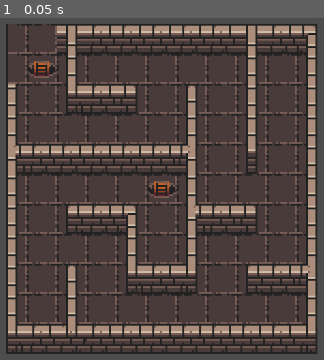
Above: before the commit, frame 1.
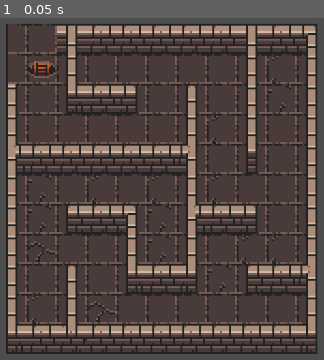
Above: after the commit, the same moment.

Repository: Dungeons-and-Developers-COMPY/Dungeons-and-Developers
Game: Godot game, scene res://Scenes/maze.tscn
Same seed, same stepped clock (60 frames per second), same inputs: the game is played once before the commit and once after it.
Inputs:
- Up to frame 1 (0.05 s): no input

The runs differ from the first frame. In frame 1, 1.0% of the frame differs, in the area x 8-92%, y 11-90%.

Commit message:
added random floor tiles

Diff:
--- a/Scenes/floor.gd
+++ b/Scenes/floor.gd
@@ -1,11 +1,14 @@
 # script to generate floor of the maze
 extends TileMapLayer
 
+var rng = RandomNumberGenerator.new()
+
+const SOURCE_ID = 3
 const default_floor_atlas_coords = Vector2i(0, 0)
 const left_border_atlas_coords = Vector2i(4, 5)
 const right_border_atlas_coords = Vector2i(5, 5)
-const enter_atlas_coords = Vector2i(2,2)
-const SOURCE_ID = 3
+const enter_atlas_coords = Vector2i(2, 2)
+const alt_floor_atlas_coords = [Vector2i(1, 0), Vector2i(2, 0), Vector2i(1, 1)]
 
 func gen_floor(start_coord, exit_coord):
 	for i in range(Globals.grid_size):
@@ -18,3 +21,7 @@
 	# mark start end end tiles
 	set_cell(Vector2i(start_coord["row"],start_coord["col"]), SOURCE_ID, enter_atlas_coords)
 	set_cell(Vector2i(exit_coord["row"],exit_coord["col"]), SOURCE_ID, enter_atlas_coords)
+
+func randomise_tile(x: int, y: int):
+	var atlas_coords = alt_floor_atlas_coords[rng.randi_range(0, alt_floor_atlas_coords.size() - 1)]
+	set_cell(Vector2i(x, y), SOURCE_ID, atlas_coords)
--- a/Scenes/maze_controller.gd
+++ b/Scenes/maze_controller.gd
@@ -2,9 +2,23 @@
 
 @onready var floor = $Floor
 @onready var walls = $Walls
+
+# % of variant floor tiles
+var variance: float = 20
+var rng = RandomNumberGenerator.new()
 
 func _ready() -> void:
 	walls.delete_cell_at(Vector2i(walls.start_coord["row"],walls.start_coord["col"]))
 	walls.delete_cell_at(Vector2i(walls.exit_coord["row"],walls.exit_coord["col"]))
 
 	floor.gen_floor(walls.start_coord, walls.exit_coord)
+	var num_diff_tiles: int = (Globals.grid_size * Globals.grid_size) * (variance/100)
+	var x: int
+	var y: int
+	for i in range(num_diff_tiles):
+		x = rng.randi_range(0, Globals.grid_size - 1)
+		y = rng.randi_range(0, Globals.grid_size - 1)
+		while walls.is_floor(x, y) == false:
+			x = rng.randi_range(0, Globals.grid_size - 1)
+			y = rng.randi_range(0, Globals.grid_size - 1)
+		floor.randomise_tile(x, y)
--- a/Scripts/maze_gen.gd
+++ b/Scripts/maze_gen.gd
@@ -126,6 +126,8 @@
 	#]
 	return (grid[pos.x][pos.y] == 1)
 
+func is_floor(x: int, y: int):
+	return (grid[x][y] == 0)
 
 func can_move_to(current: Vector2i):
 	return (
